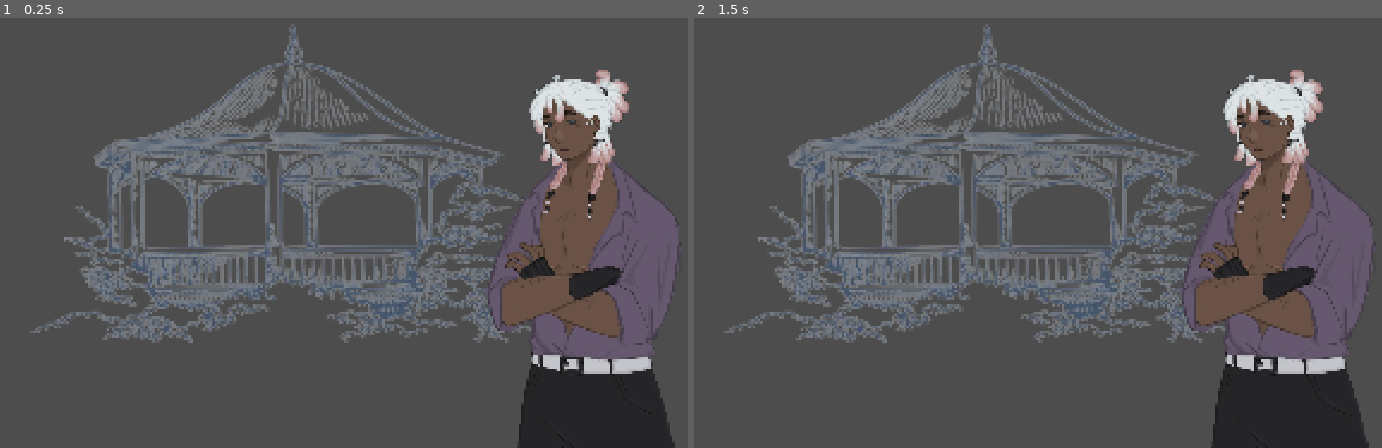
Above: before the commit, frames 1-2 (left to right).
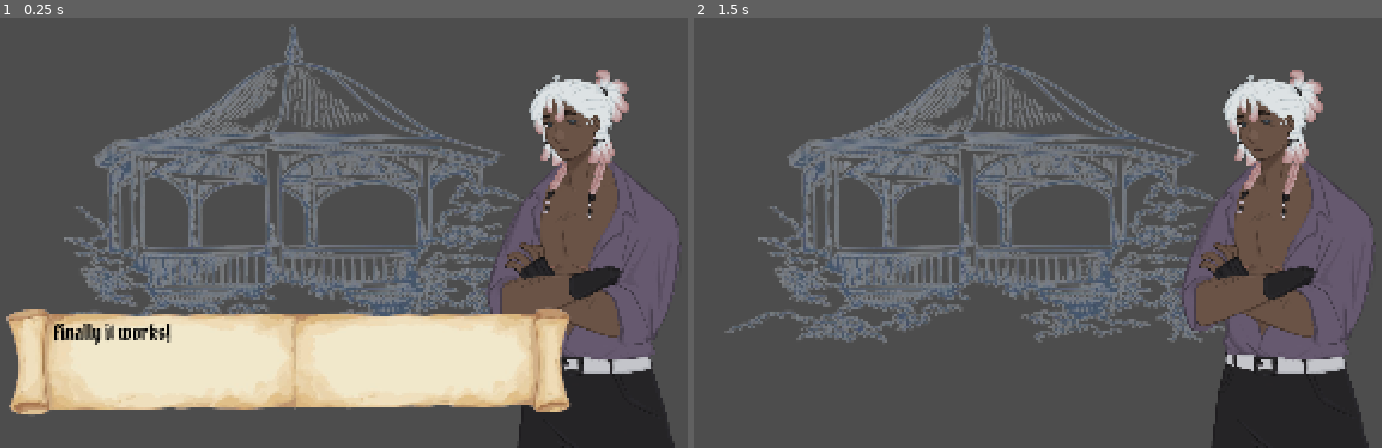
Above: after the commit, the same moments.

Repository: EliJ0y/Kingdom-Sweethearts
Game: Godot game, scene res://Scenes/dialogue.tscn
The game is run twice, just before and just after one commit, with the same random seed, the same clock (stepped at 60 frames per second) and the same inputs.
Inputs:
- Up to frame 1 (0.25 s): no input
- Up to frame 2 (1.5 s): tap Enter (ui_accept) at 0.5, 0.77, 1.25 s

The runs differ from the first frame. In frame 1, 18% of the frame differs, in the area x 0-84%, y 67-93%; in frame 2, nothing differs.

Commit message:
more readable font for dialogue

Diff:
--- a/kingdom-sweethearts/Scenes/dialogue.tscn
+++ b/kingdom-sweethearts/Scenes/dialogue.tscn
@@ -4,7 +4,7 @@
 [ext_resource type="Texture2D" uid="uid://cf5xateryb4nj" path="res://Graphics/Gazebo_Background.png" id="1_dgfud"]
 [ext_resource type="Texture2D" uid="uid://dn0bm47p6gscl" path="res://Graphics/Dialogue Panel.png" id="2_p21q5"]
 [ext_resource type="Texture2D" uid="uid://dt5ciycb1crjg" path="res://Graphics/Characters/Silvester Idle.PNG" id="2_pjl42"]
-[ext_resource type="FontFile" uid="uid://dgqasjigm6mb6" path="res://Fonts/OPTIEngraversOldEnglish.otf" id="5_5mcti"]
+[ext_resource type="FontFile" uid="uid://crb2i4elinjsj" path="res://Fonts/PirataOne-Regular.ttf" id="5_5mcti"]
 
 [sub_resource type="StyleBoxTexture" id="StyleBoxTexture_4kxuq"]
 texture = ExtResource("2_p21q5")
--- a/kingdom-sweethearts/Scripts/dialogue.gd
+++ b/kingdom-sweethearts/Scripts/dialogue.gd
@@ -10,6 +10,8 @@
 
 func _ready() -> void:
 	dialogue_box.visible = false
+
+	start_dialogue(["Finally it works!"])
 
 func start_dialogue(lines: Array[String]):
 	get_tree().paused = true
Binary file added: kingdom-sweethearts/Fonts/PirataOne-Regular.ttf
Not shown, added: kingdom-sweethearts/Fonts/PirataOne-Regular.ttf.import
Not shown, removed: Fonts/OPTIEngraversOldEnglish.otf
Not shown, added: Fonts/PirataOne-Regular.ttf
